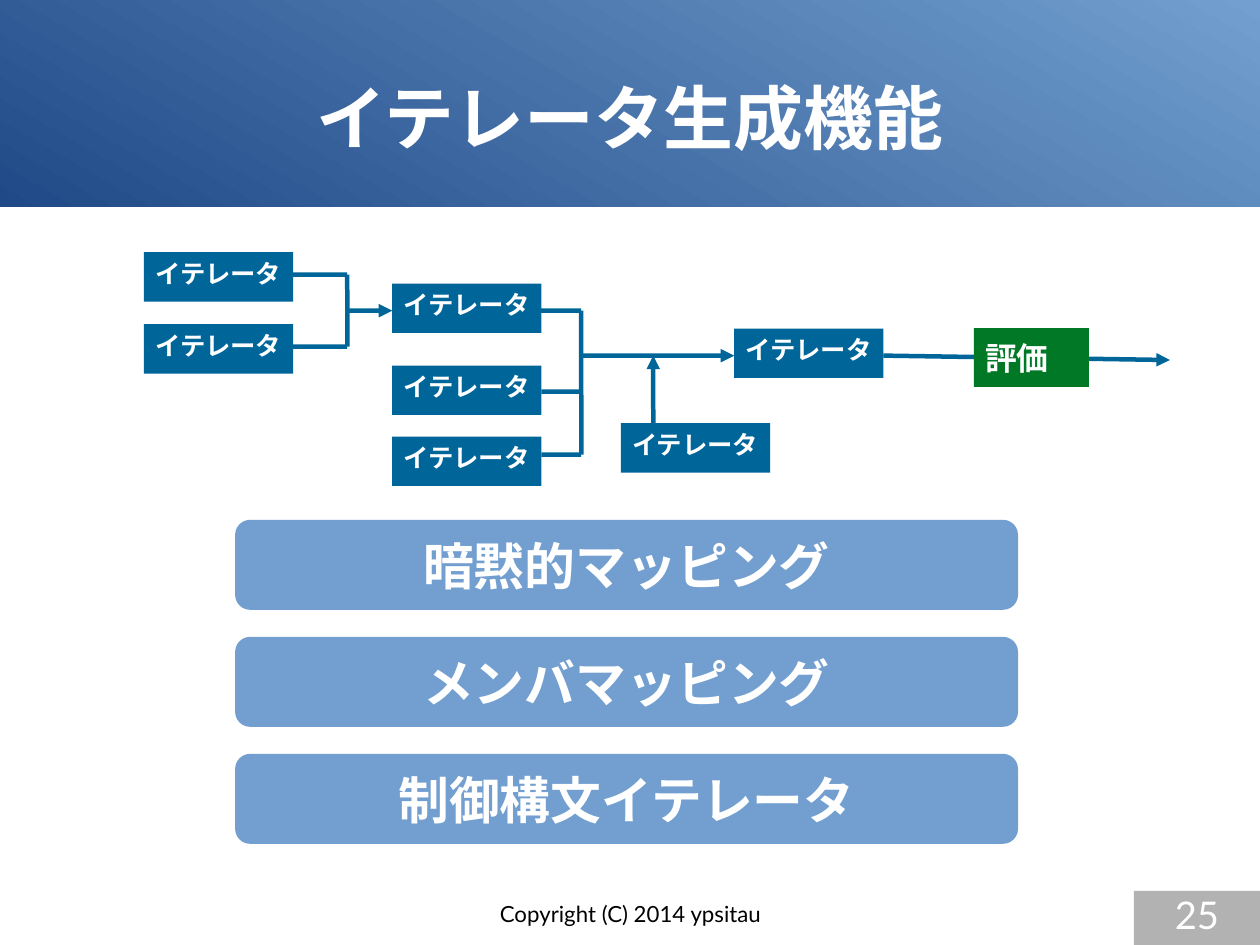
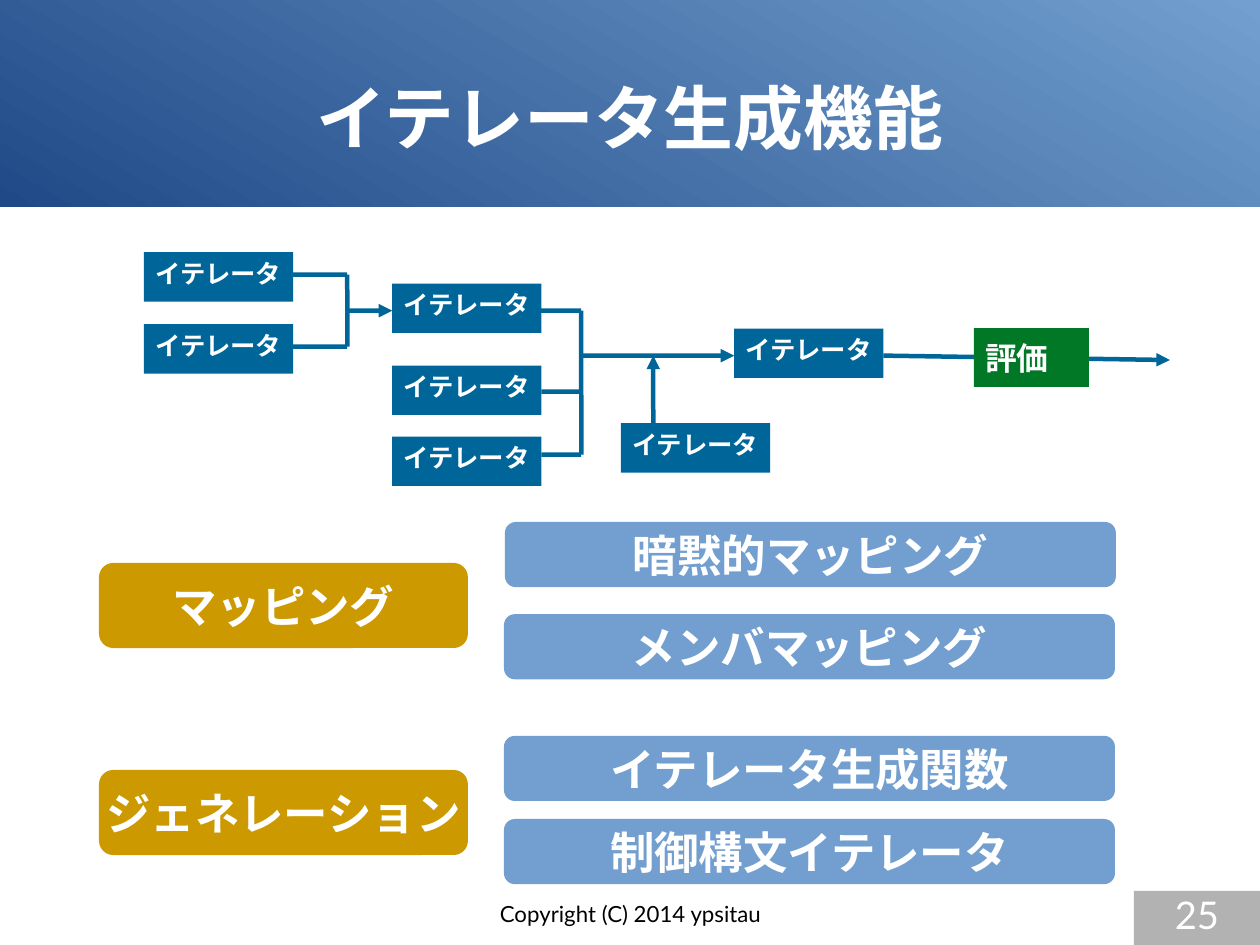
Before and after one commit to gura-lang/gura-doc, a slide deck: slide 25 of presentation/gura-introduction.odp. Drawn at 1260x945 pixels with LibreOffice and Linux fonts; fonts in the diff are those of the drawing. Boxes give left, top, right and bottom in pixels: in the first picture for what was removed or moved away, otherwise in the second. Text is boxed around its words. In the diff, an @@ line names an element or a change of style, - is before the commit and + after.

Commit message:
updated presentation

```diff
--- a/presentation/gura-introduction.odp
+++ b/presentation/gura-introduction.odp
@@ rounded rectangle "暗黙的マッピング": place and size @@
-rounded rectangle "暗黙的マッピング" at <box>236,520,1019,611</box>
+rounded rectangle "暗黙的マッピング" at <box>505,523,1117,588</box>
@@ rounded rectangle added at <box>99,563,469,647</box>, fill #CC9900, 28 pt, text #FFFFFF, bold @@
+マッピング
@@ rounded rectangle "メンバマッピング": place and size @@
-rounded rectangle "メンバマッピング" at <box>236,637,1019,727</box>
+rounded rectangle "メンバマッピング" at <box>504,614,1116,679</box>
@@ rounded rectangle added at <box>504,736,1116,802</box>, fill #729FCF, 28 pt, text #FFFFFF, bold @@
+イテレータ生成関数
@@ rounded rectangle added at <box>99,771,469,855</box>, fill #CC9900, 28 pt, text #FFFFFF, bold @@
+ジェネレーション
@@ size 32 to 28 pt in 3 elements at <box>505,523,1117,588</box>, <box>504,614,1116,679</box>, <box>504,820,1116,885</box> @@
@@ rounded rectangle "制御構文イテレータ": place and size @@
-rounded rectangle "制御構文イテレータ" at <box>236,755,1019,845</box>
+rounded rectangle "制御構文イテレータ" at <box>504,820,1116,885</box>
```
Also in this commit, not shown: 6 other slides changed, 1 slide added.
